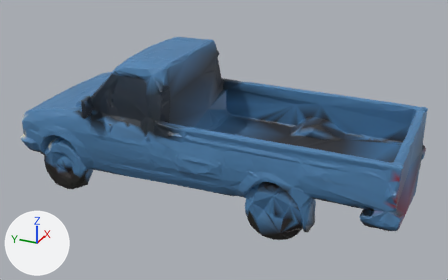
The glTF model public/assets/models/vehicles/nissan_lod1.glb as it was, and as the next commit left it.
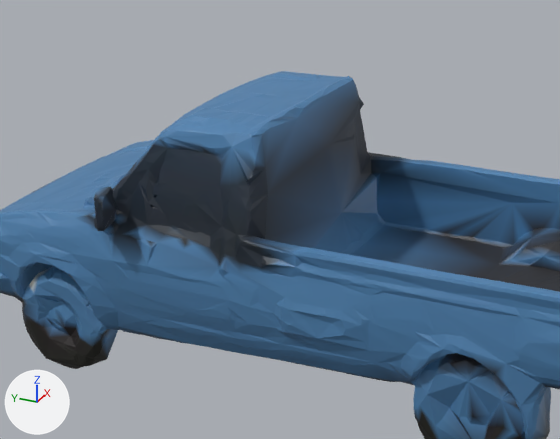
There are two pictures of each version: one whole from a 50 mm camera at (-265.0, -127.0, 163.0) aimed at (1.0, -7.0, 30.0), one close up on the part from 7% to 72% of the width and 0% to 81% of the height. Arrows for +X, +Y and +Z are at lower left; the lights stay in place. The first two pictures are the older version. Where no turn or scale is listed for an object, it has been applied to the vertices. Vertices at exactly the same position are counted once.

Before the edit, the objects in view are built like this:
```python
me_geometry_0 = bpy.data.meshes.new('geometry_0')
me_geometry_0.from_pydata(...)  # 9249 vertices, 18738 faces; spans x -42.0..46.0, y -104.0..100.0, z -1.0..75.0
me_geometry_0.materials.append(mat_geometry_0)
ob_geometry_0 = bpy.data.objects.new('geometry_0', me_geometry_0)
ob_geometry_0.location = (0.0, 0.0, 0.0)
```
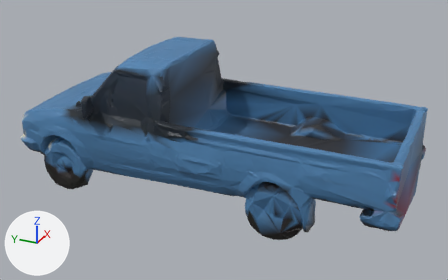
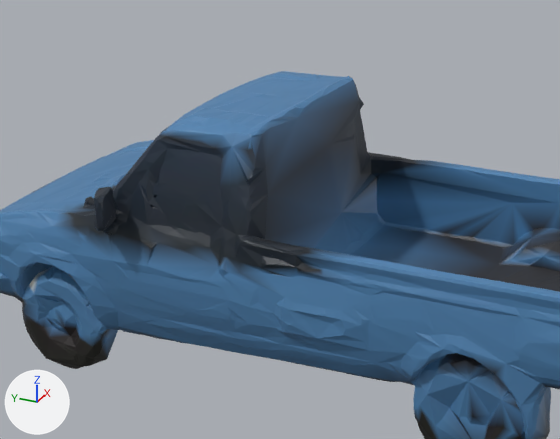
The edits, one by one:
me_geometry_0 has 9249 vertices, 18738 faces and spans x -42.0..46.0, y -104.0..100.0, z -1.0..75.0.
me_geometry_0 is used by ob_geometry_0; location (0.0, 0.0, 0.0).
me_geometry_0 part 1: 1466 faces centred in x -42.0..46.0, y -3.0..60.0, z 40.0..70.0 are repainted in the vertex colours; the middle colour goes from dark blue #263545 to dark blue #1c2635.
me_geometry_0 part 2: 1131 faces centred in x -39.0..39.0, y -9.0..65.0, z 40.0..71.0 are repainted in the vertex colours; the middle colour goes from blue #4d7fad to dark blue #1c2a35.
me_geometry_0 part 3: 590 faces centred in x -35.0..40.0, y -25.0..69.0, z 35.0..74.0 are repainted in the vertex colours; the middle colour goes from blue #4d7fad to dark blue #263547.

Pixel boxes [x1, y1, x2, y2] of what changed, in the close-ups (560 x 439 px):
part 1 of me_geometry_0, recoloured
    both: [83, 116, 415, 273]
part 2 of me_geometry_0, recoloured
    both: [54, 129, 427, 276]
part 3 of me_geometry_0, recoloured
    both: [54, 114, 454, 287]
